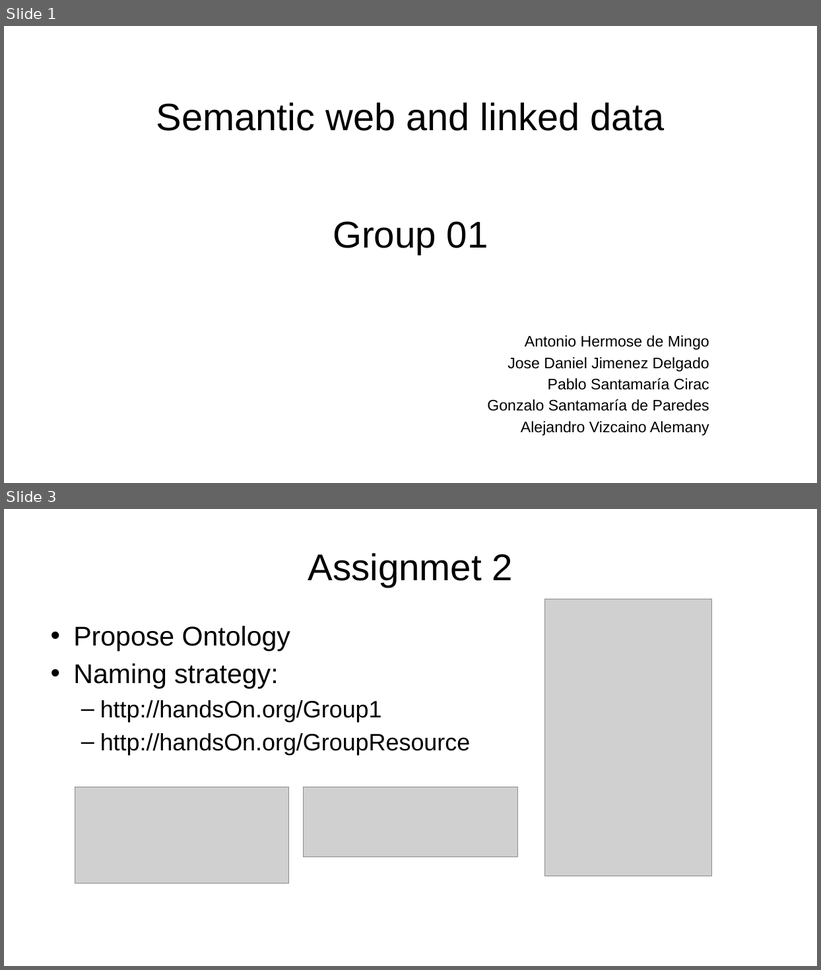
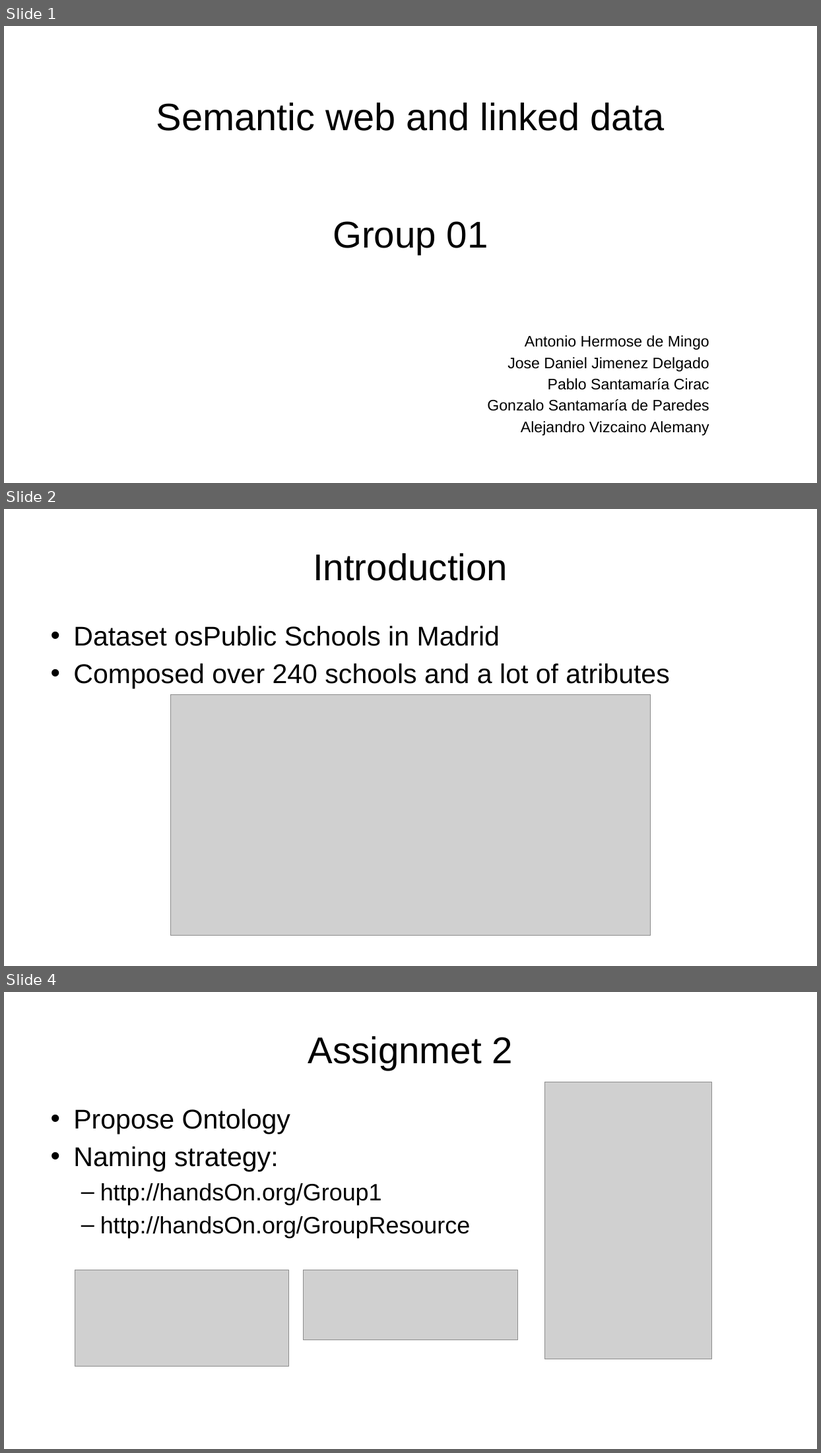
Before and after one commit to Antonio995/Share, a slide deck: Presentacion.pptx. Shown one above the other, each under a label of ours: slides 1 and 3 before the commit, slides 1, 2 and 4 after it; the slides between them are not shown. The pictures are 821x970 and 821x1453 pixels, drawn with LibreOffice and Linux fonts; fonts in the diff are those of the drawing; grey boxes stand for pictures. Boxes give left, top, right and bottom in pixels: in the first picture for what was removed or moved away, otherwise in the second. Text is boxed around its words. In the diff, an @@ line names an element or a change of style, - is before the commit and + after.

```diff
--- a/Presentacion.pptx
+++ b/Presentacion.pptx
@@ slide 2 added at bbox=[4, 509, 817, 966], background #FFFFFF @@
@@ title added at bbox=[313, 553, 508, 581], 44 pt, text #000000 @@
+Introduction
@@ text added at bbox=[73, 626, 669, 689], 32 pt, text #000000 @@
+• Dataset osPublic Schools in Madrid
+• Composed over 240 schools and a lot of atributes
@@ picture added at bbox=[170, 695, 651, 936] @@
@@ what was slide 3 is now slide 4 @@
```
Also in this commit, not shown: 1 slide changed, 1 other file.
